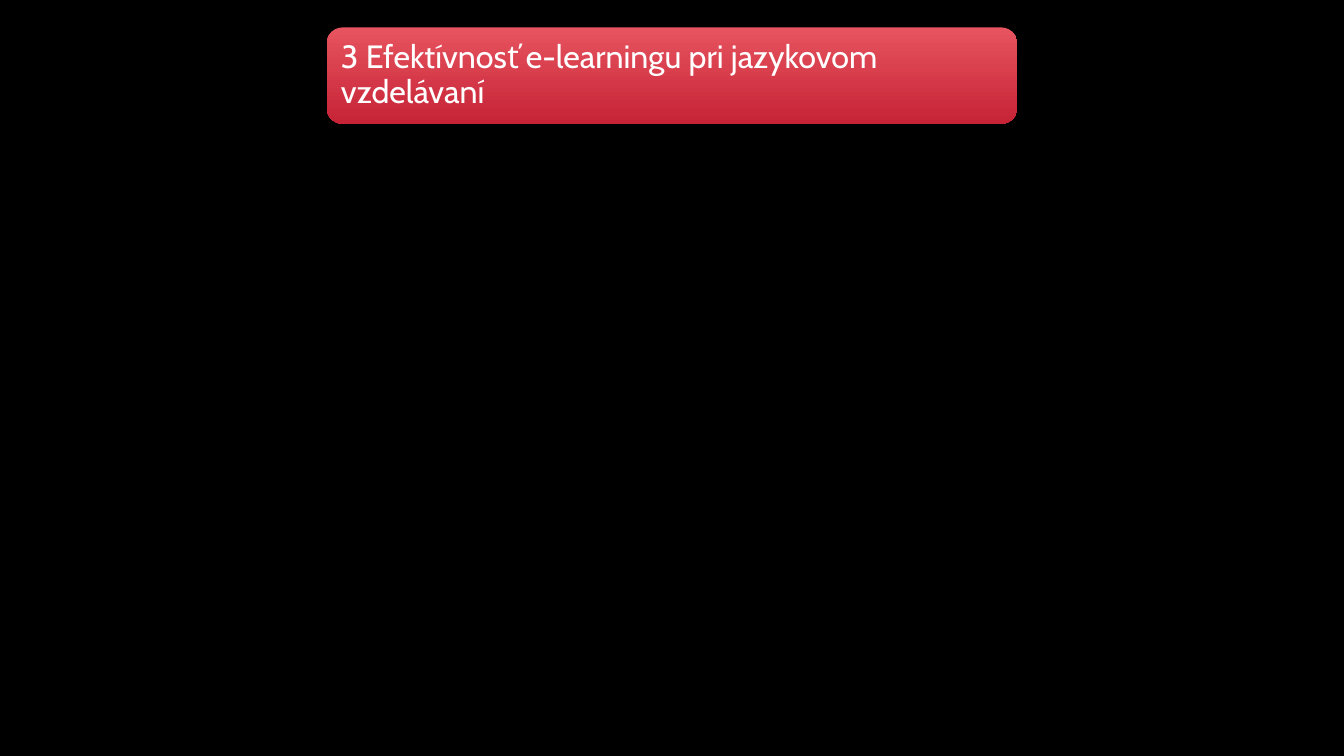
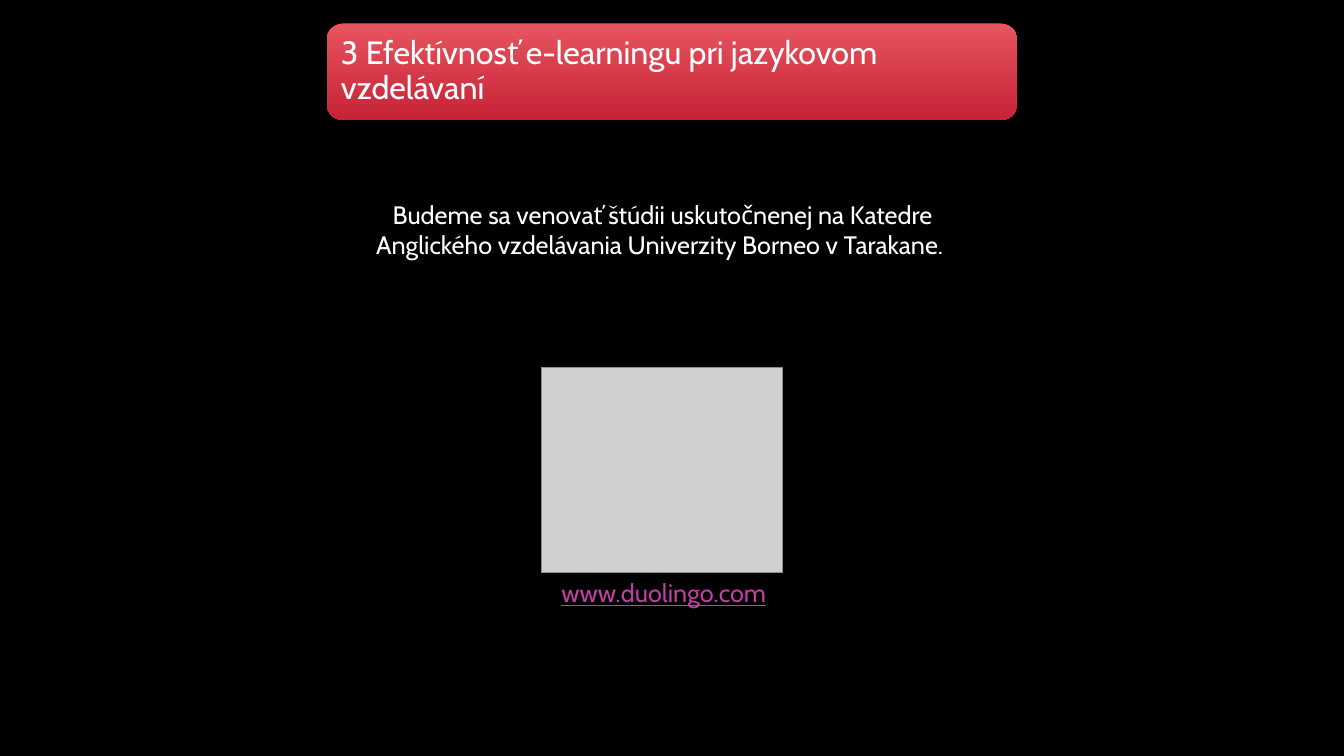
Before and after one commit to RichardSzarka/Semestralna_praca_MIP, a slide deck: slide 11 of Prezentacia_clanok.pptx. Drawn at 1344x756 pixels with LibreOffice and Linux fonts; fonts in the diff are those of the drawing; grey boxes stand for pictures; background and template pictures are left out. Boxes give left, top, right and bottom in pixels: in the first picture for what was removed or moved away, otherwise in the second. Text is boxed around its words. In the diff, an @@ line names an element or a change of style, - is before the commit and + after.

```diff
--- a/Prezentacia_clanok.pptx
+++ b/Prezentacia_clanok.pptx
@@ rounded rectangle: place and size @@
-rounded rectangle at [327, 27, 1017, 124]
+rounded rectangle at [327, 23, 1017, 120]
@@ text "3 Efektívnosť e-learningu pri jazykovom ...": place and size @@
-text "3 Efektívnosť e-learningu pri jazykovom ..." at [341, 44, 877, 104]
+text "3 Efektívnosť e-learningu pri jazykovom ..." at [341, 40, 877, 100]
@@ text added at [376, 205, 943, 260], 18 pt, text #FFFFFF @@
+Budeme sa venovať štúdii uskutočnenej na Katedre Anglického vzdelávania Univerzity Borneo v Tarakane.
@@ picture added at [542, 368, 783, 573] @@
@@ text added at [561, 583, 766, 609], 18 pt, text #BF3FA3, underline @@
+www.duolingo.com
```
Also in this commit, not shown: 6 other slides changed, 2 slides added, 1 slide removed.
